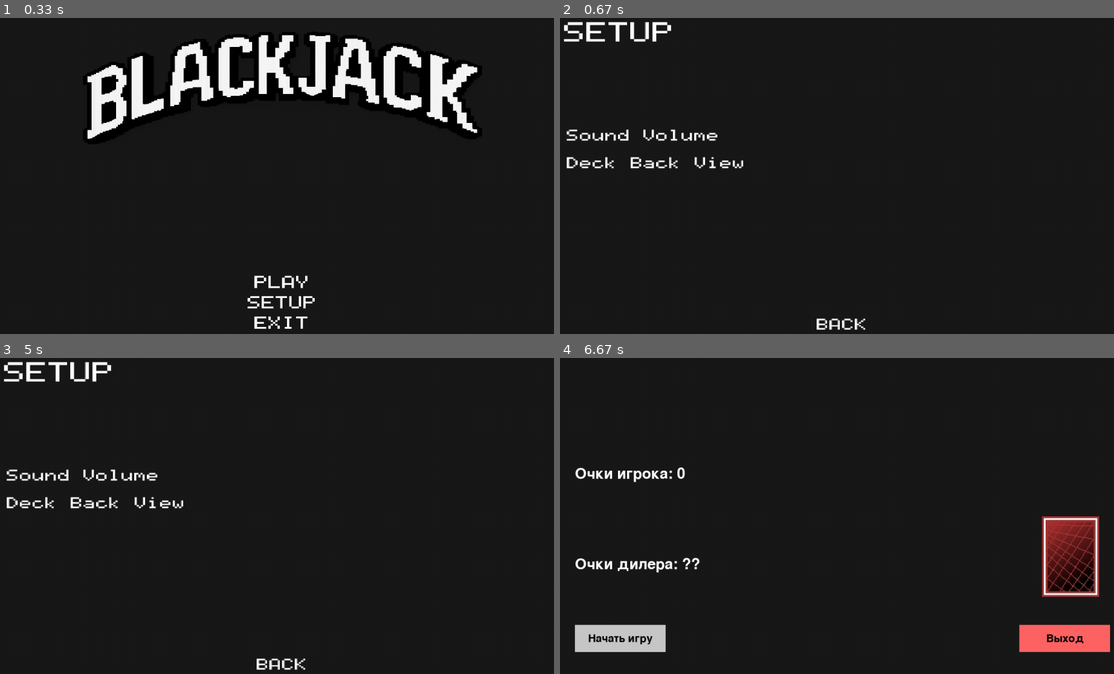
Above: before the commit, frames 1-4 (two rows, left to right).
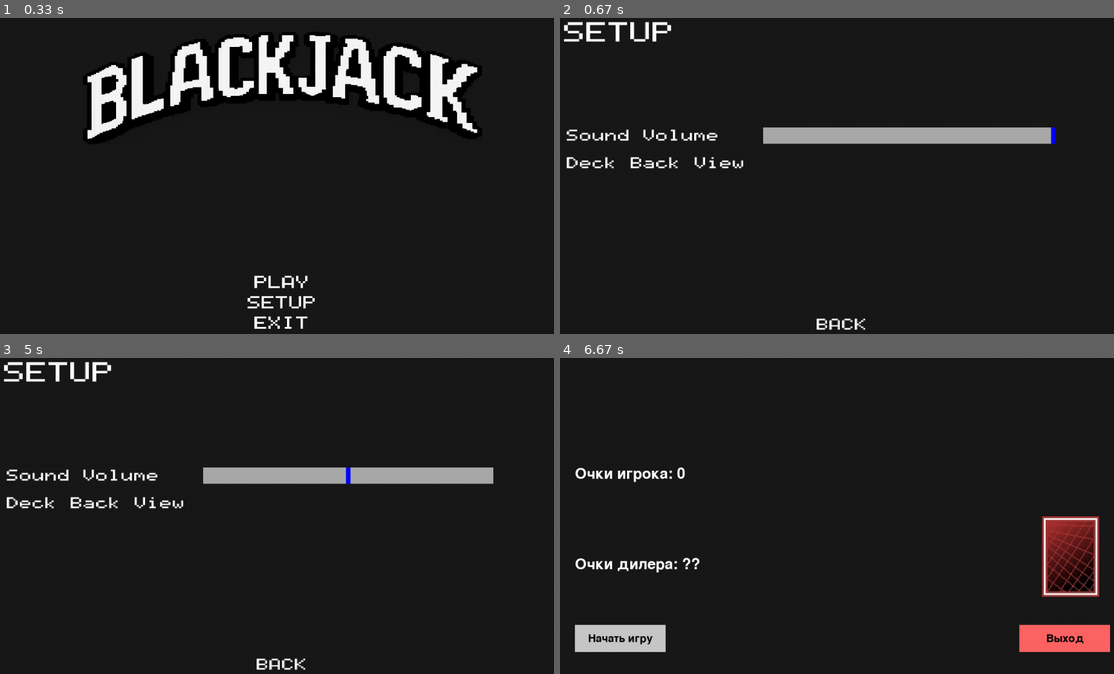
Above: after the commit, the same moments.

Repository: sureock/Pygame-Blackjack
Game: pygame game, started from blackjack/screen.py
Two runs of this game, one before a commit and one after it. Both use one fixed random seed, a clock stepped at 60 frames per second and the inputs below.
Inputs (mouse positions are in pixels of both pictures, inside the frame that each line leads up to):
- Up to frame 1 (0.33 s): no input
- Up to frame 2 (0.67 s): click "SETUP" at 0.38 s
- Up to frame 3 (5 s): press the mouse at (349, 474) at 0.7 s; move the mouse to (337, 528) at 0.8 s; release the mouse at (326, 585) at 0.93 s; press the mouse at (282, 664) at 1.03 s; move the mouse to (243, 557) at 1.13 s; release the mouse at (199, 449) at 1.27 s; press the mouse at (282, 623) at 1.37 s; move the mouse to (254, 595) at 1.47 s; release the mouse at (227, 566) at 1.6 s; click "Начать игру" at 1.72 s; press the mouse at (282, 658) at 2.03 s; move the mouse to (238, 632) at 2.13 s; release the mouse at (193, 610) at 2.27 s; click (437, 550) at 2.38 s; press the mouse at (60, 639) at 2.7 s; move the mouse to (260, 617) at 2.8 s; release the mouse at (459, 595) at 2.93 s; press the mouse at (504, 639) at 3.03 s; move the mouse to (493, 544) at 3.13 s; release the mouse at (487, 449) at 3.27 s; press the mouse at (282, 623) at 3.37 s; move the mouse to (216, 509) at 3.47 s; release the mouse at (149, 395) at 3.6 s; click "Начать игру" at 3.72 s; press the mouse at (282, 623) at 4.03 s; move the mouse to (310, 566) at 4.13 s; release the mouse at (343, 512) at 4.27 s; press the mouse at (504, 639) at 4.37 s; move the mouse to (493, 519) at 4.47 s; release the mouse at (476, 399) at 4.6 s; press the mouse at (282, 645) at 4.7 s; move the mouse to (376, 604) at 4.8 s; release the mouse at (470, 563) at 4.93 s
- Up to frame 4 (6.67 s): click (848, 468) at 5.05 s; press the mouse at (909, 474) at 5.37 s; move the mouse to (942, 528) at 5.47 s; release the mouse at (975, 579) at 5.6 s; press the mouse at (842, 664) at 6.2 s; move the mouse to (809, 607) at 6.3 s; release the mouse at (776, 553) at 6.43 s; press the mouse at (842, 623) at 6.53 s; move the mouse to (875, 607) at 6.63 s

Frame 1 is identical in both runs. In frame 2, 2.8% of the frame differs, in the area x 36-90%, y 34-40%; in frame 3, 2.8%; in frame 4, nothing differs.

Commit message:
Added music volume slider and slider class

Diff:
--- a/blackjack/menu.py
+++ b/blackjack/menu.py
@@ -10,8 +10,11 @@
 
 def start():
 
-    pygame.mixer.music.load("Play Roulette.mp3")
-    pygame.mixer.music.play()
+    music = pygame.mixer.music
+    music.load("Play Roulette.mp3")
+    music.play(loops=-1)
+    # pygame.mixer.music.load("Play Roulette.mp3")
+    # pygame.mixer.music.play()
 
     button_surface = pygame.Surface((0, 0))
     screen = pygame.display.set_mode((0, 0), pygame.FULLSCREEN)
@@ -52,7 +55,9 @@
 
         for event in pygame.event.get():
             if event.type == pygame.QUIT:
+                pygame.quit()
                 running = False
+                quit()
 
             if event.type == pygame.MOUSEBUTTONDOWN and event.button == 1:
                 if text_1.button_rect.collidepoint(event.pos):
@@ -61,6 +66,8 @@
                     setups.start()
                 if text_3.button_rect.collidepoint(event.pos):
                     pygame.quit()
+                    running = False
+                    quit()
 
         screen.fill(gray)
         screen.blit(text_name.text_scale, text_name.text_rect)
--- a/blackjack/setups.py
+++ b/blackjack/setups.py
@@ -1,7 +1,6 @@
 import pygame
 import utils
 import menu
-# import pygame_scrollbar
 
 fps = 24
 white = (255, 255, 255)
@@ -32,6 +31,13 @@
                         screen.get_size(),
                         (25 * width_relative, add_height * height_relative))
 
+    slider = utils.Slider(((t1.get_size()[0] + 350) * width_relative,
+                           (add_height + 15) * height_relative),
+                          (500 * width_relative, t1.get_size()[1] * height_relative),
+                          pygame.mixer.music.get_volume(),
+                          0,
+                          1)
+
     t2 = font_setup.render("Deck Back View", True, white)
     add_height_1 = add_height + t1.get_size()[1] + 25
     text_2 = utils.Text(t2,
@@ -52,14 +58,24 @@
     setup = True
     while setup:
         # dt = clock.tick(fps)/1000
+        mouse_pos = pygame.mouse.get_pos()
+        mouse = pygame.mouse.get_pressed()
 
-        for event in pygame.event.get():
+        events = pygame.event.get()
+        for event in events:
+
             if event.type == pygame.QUIT:
+                pygame.quit()
                 setup = False
+                quit()
 
             if event.type == pygame.MOUSEBUTTONDOWN and event.button == 1:
                 if button_3_rect.collidepoint(event.pos):
                     menu.start()
+
+            if mouse[0] and slider.container_rect.collidepoint(mouse_pos):
+                slider.move_slider(mouse_pos)
+                pygame.mixer.music.set_volume(slider.get_value())
 
         screen.fill(gray)
         screen.blit(text_name.text_scale, text_name.text_rect)
@@ -69,4 +85,6 @@
         screen.blit(text_1.text_scale, text_1.text_rect)
         screen.blit(text_2.text_scale, text_2.text_rect)
         screen.blit(text_3.text_scale, text_3.text_rect)
+
+        slider.render(screen)
         pygame.display.update()
--- a/blackjack/utils.py
+++ b/blackjack/utils.py
@@ -81,3 +81,44 @@
                                        get_relative_height(
                                             self.text_height,
                                             self.height_relative))
+
+
+class Slider:
+    def __init__(self,
+                 pos: tuple,
+                 size: tuple,
+                 initial_val: float,
+                 min: int,
+                 max: int):
+        self.pos = pos
+        self.size = size
+
+        self.left_pos = self.pos[0] - (size[0] // 2)
+        self.right_pos = self.pos[0] + (size[0] // 2)
+        self.top_pos = self.pos[1] - (size[1] // 2)
+
+        self.min = min
+        self.max = max
+        self.initial_value = (self.right_pos - self.left_pos) * initial_val
+
+        self.container_rect = pygame.Rect(self.left_pos,
+                                          self.top_pos,
+                                          self.size[0],
+                                          self.size[1])
+        self.button_rect = pygame.Rect(self.left_pos + self.initial_value - 5,
+                                       self.top_pos,
+                                       10,
+                                       self.size[1])
+
+    def move_slider(self, mouse_pos):
+        self.button_rect.centerx = mouse_pos[0]
+
+    def render(self, screen):
+        pygame.draw.rect(screen, 'darkgray', self.container_rect)
+        pygame.draw.rect(screen, 'blue', self.button_rect)
+
+    def get_value(self):
+        val_range = self.right_pos - self.left_pos - 1
+        button_val = self.button_rect.centerx - self.left_pos
+
+        return (button_val / val_range) * (self.max - self.min) + self.min
